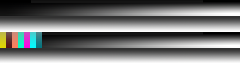
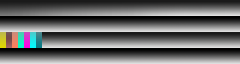
Layers edited between the first and the second 240×64 image:
renamed "compensation" to "torchlight", painted on it over [0,16,240,64]
renamed "torchlight" to "daylight_overlay", moved it above "daylight", painted on it, masked it over [0,0,240,64]
painted on "daylight" over [0,0,240,48]
